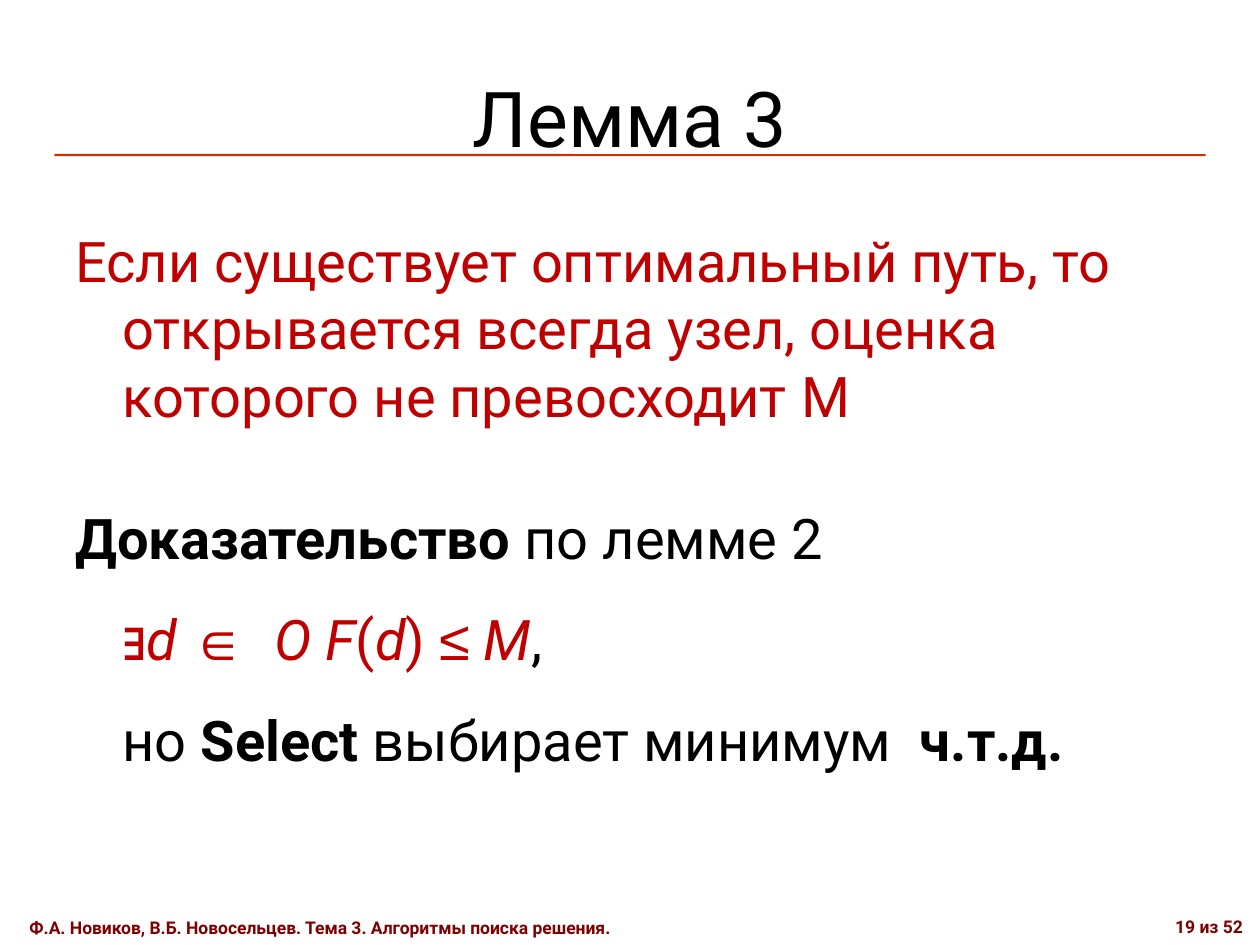
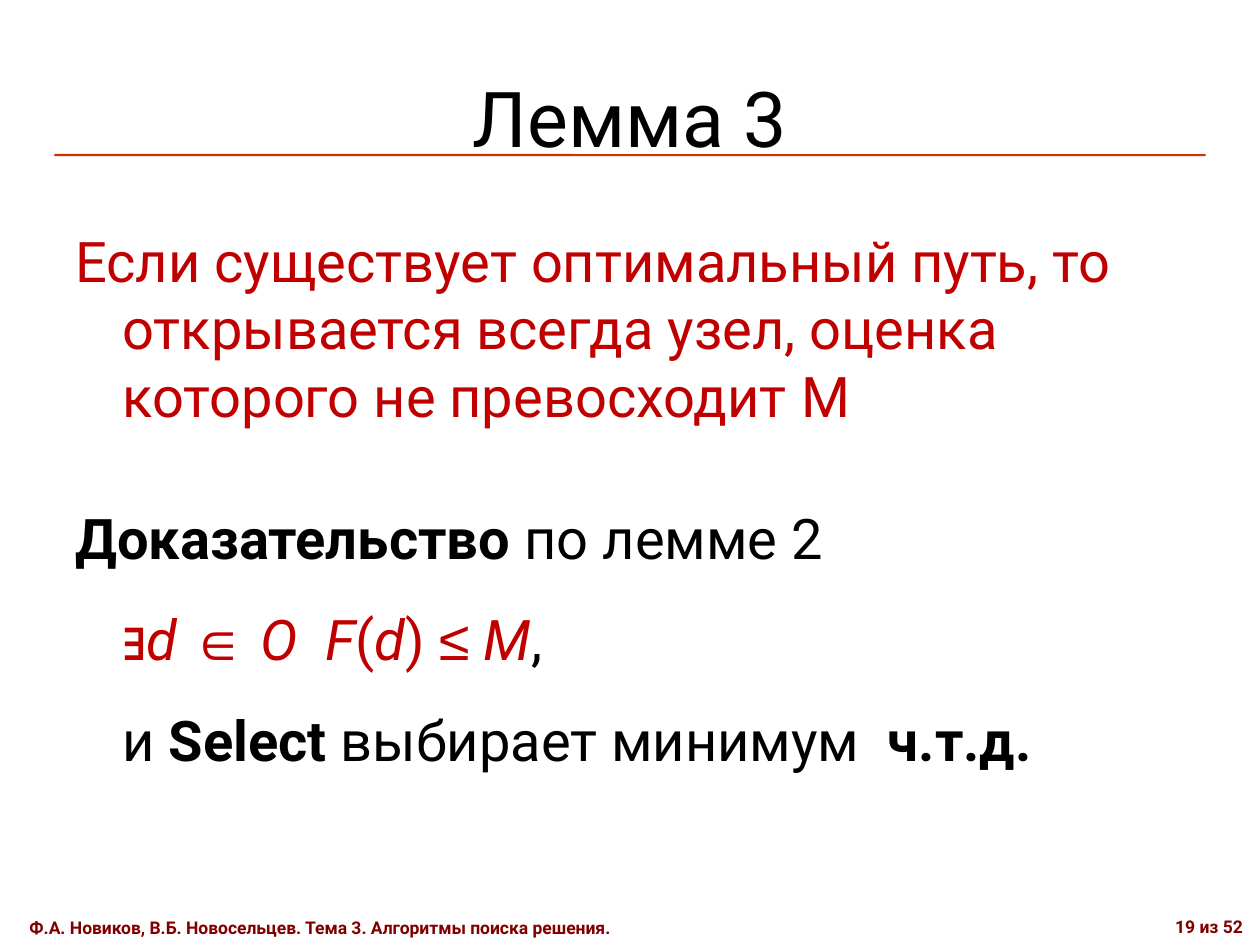
Before and after one commit to rutsky/semester09, a slide deck: slide 19 of Artificial_intelligence/editing/СПЗ2010-глава 3.ppt. Drawn at 1260x945 pixels with LibreOffice and Linux fonts; fonts in the diff are those of the drawing. Boxes give left, top, right and bottom in pixels: in the first picture for what was removed or moved away, otherwise in the second. Text is boxed around its words. In the diff, an @@ line names an element or a change of style, - is before the commit and + after.

```diff
--- a/Artificial_intelligence/editing/СПЗ2010-глава 3.ppt
+++ b/Artificial_intelligence/editing/СПЗ2010-глава 3.ppt
@@ text at [75, 518, 1032, 773]: text changed @@
-Доказательство по лемме 2
-∃d ∈ O F(d) ≤ M,
-но Select выбирает минимум ч.т.д.
+Доказательство по лемме 2
+∃d ∈ O F(d) ≤ M,
+и Select выбирает минимум ч.т.д.
```
Also in this commit, not shown: 6 other slides changed, 1 other file.
